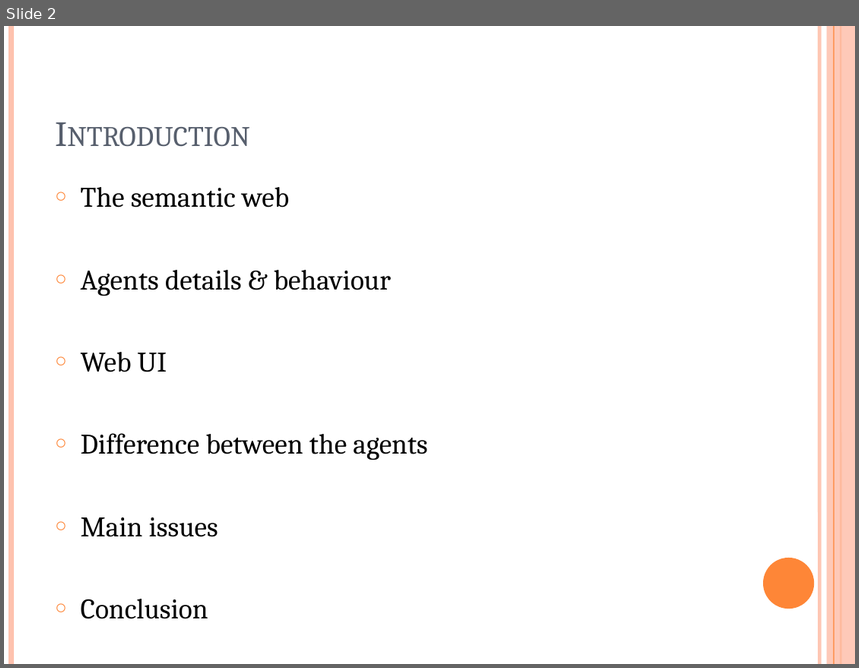
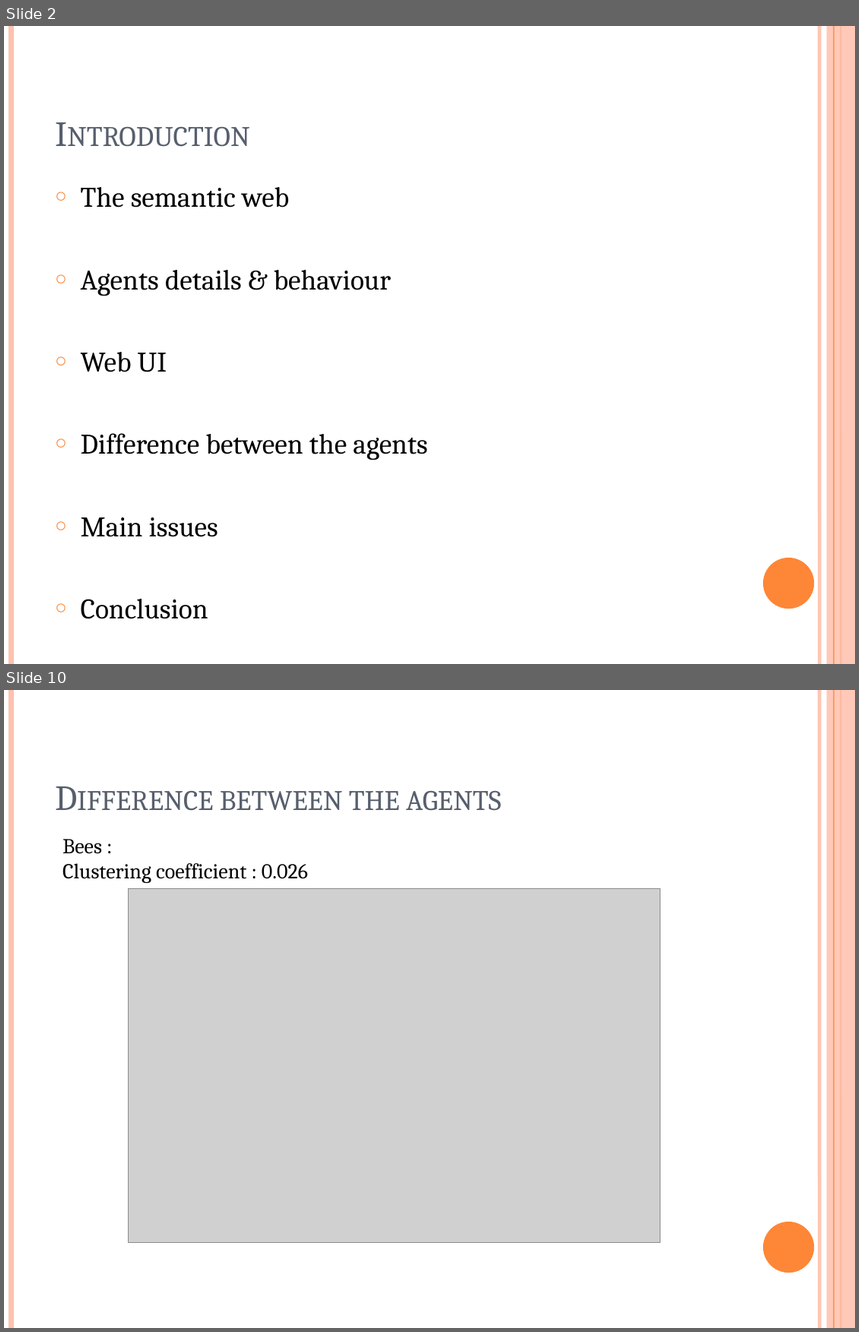
Before and after one commit to wouterbeek/DataHives, a slide deck: report/Bachelor presentation.pptx. Shown one above the other, each under a label of ours: slide 2 before the commit, slides 2 and 10 after it; the slides between them are not shown. The pictures are 859x668 and 859x1332 pixels, drawn with LibreOffice and Linux fonts; fonts in the diff are those of the drawing; grey boxes stand for pictures. Boxes give left, top, right and bottom in pixels: in the first picture for what was removed or moved away, otherwise in the second. Text is boxed around its words. In the diff, an @@ line names an element or a change of style, - is before the commit and + after.

```diff
--- a/report/Bachelor presentation.pptx
+++ b/report/Bachelor presentation.pptx
@@ slide 10 added at (4,690,855,1328), background #FFFFFF; not listed: 6 template elements that a slide beside it also shows @@
@@ title added at (220,791,502,811), 30 pt, text #575F6D, small capitals @@
+Difference between the agents
@@ text added at (63,839,308,883), 18 pt, text #000000 @@
+Bees :
+Clustering coefficient : 0.026
@@ picture added at (129,888,661,1243) @@
```
Also in this commit, not shown: 6 slides changed, 4 other slides added.
